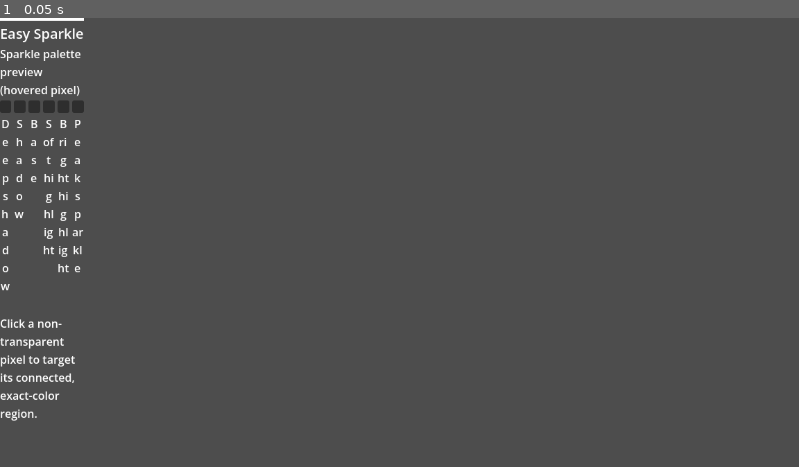
Above: before the commit, frame 1.
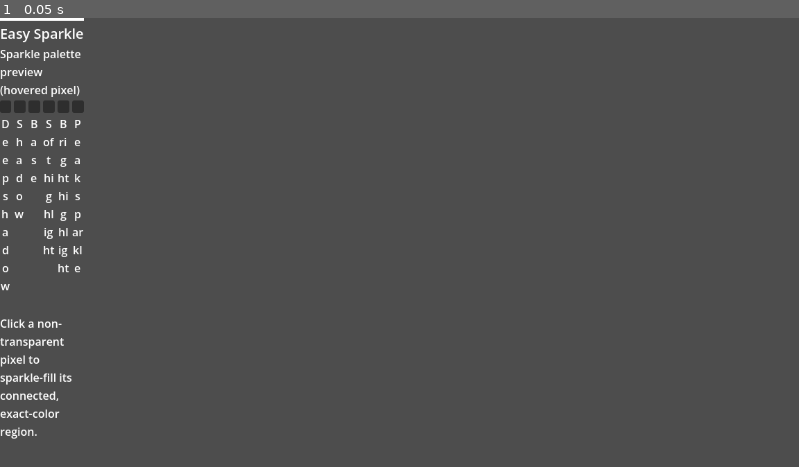
Above: after the commit, the same moment.

Repository: AllHailSeizure/pixelorama-plugins
Game: Godot game, scene res://src/Extensions/EasySparkle/SparkleTool.tscn
Same seed, same stepped clock (60 frames per second), same inputs: the game is played once before the commit and once after it. This scene is started directly instead of the project's main scene.
Inputs:
- Up to frame 1 (0.05 s): no input

The runs differ from the first frame. In frame 1, 0.4% of the frame differs, in the area x 0-10%, y 75-94%.
Error before the commit: Invalid call. Nonexistent function 'get_canvas' in base 'Nil'. (res://src/Extensions/EasySparkle/SparkleTool.gd:68)
Error after the commit: Invalid call. Nonexistent function 'get_canvas' in base 'Nil'. (res://src/Extensions/EasySparkle/SparkleTool.gd:71)

Commit message:
feat: apply structured one-click sparkle fill to the targeted region
Add SparkleFill.gd, which wires the three earlier EasySparkle pieces
together into an actual paint operation: it takes SparkleRegion's
connected pixels, SparklePalette's six-role palette, and SparkleQuota's
exact per-role counts, then decides where each quota's pixels land and
writes them onto the image. Placement is driven purely by pixel
coordinates -- a direction score biasing highlights toward a fixed
upper-left light source and shadows toward the opposite corner, plus a
coarse block-noise score that clumps highlight selection into small
patches instead of scattering it evenly, with peak sparkle additionally
preferring points spaced apart from each other. Nothing here depends on
RNG, the clock, or point ordering, so the same region always produces the
same result. SparkleTool.gd now calls SparkleFill.apply from draw_start
and registers the result as one undoable/redoable action, following the
same serialize/deserialize undo pattern and indexed-image guard EasyGradient
already established. Covered by test_sparkle_fill.gd: applied counts match
the quota exactly, pixels outside the region are untouched, alpha/silhouette
are preserved, results are deterministic regardless of which region pixel
was clicked, highlights skew upper-left of shadows, and peak sparkle points
stay spaced apart.

Closes #4

Diff:
--- /dev/null
+++ b/EasySparkle/src/Extensions/EasySparkle/SparkleFill.gd
@@ -0,0 +1,257 @@
+extends RefCounted
+
+## Applies a spatially structured sparkle fill to a connected region on
+## `image`. This is where the three earlier EasySparkle pieces come
+## together and pixels actually get painted:
+## - SparkleRegion.find_region supplies *which* pixels the fill may touch.
+## - SparklePalette.build supplies the six colors available.
+## - SparkleQuota.build supplies exactly how many pixels each color gets.
+##
+## This module decides *where*, inside the region, each quota's pixels
+## land, then writes the resulting colors onto `image`.
+##
+## Placement is driven by two deterministic, purely coordinate-based scores
+## computed per pixel -- no RNG, no clock, nothing that could differ between
+## two calls on the same region, regardless of which pixel was clicked to
+## find it:
+## - A direction score that favors a fixed upper-left light source: pixels
+##   closer to the region's upper-left corner score higher, pixels closer
+##   to the lower-right score lower.
+## - A small-block noise score, sampled from a coarse grid over the region
+##   so that neighboring pixels usually share the same noise value. This
+##   keeps highlight selection from spreading out as fine, evenly scattered
+##   noise -- instead it clumps into small patches -- while remaining fully
+##   determined by pixel coordinates alone.
+##
+## Highlights (soft highlight, bright highlight, peak sparkle) are assigned
+## starting from the rarest, most extreme role down, picked from the
+## highest direction+noise scoring pixels remaining; peak sparkle
+## additionally prefers candidates spaced apart from ones already chosen,
+## so sparkles read as distinct points rather than a single blob. Shadows
+## (deep shadow, shadow) are assigned from the lowest pure-direction-scoring
+## pixels remaining, i.e. the side opposite the light -- shading reads best
+## as a coherent falloff, so no noise is mixed in for shadows. Every role's
+## quota (SparkleQuota's contract) is met exactly; whatever pixels are left
+## over are BASE.
+
+const SparklePalette = preload("res://src/Extensions/EasySparkle/SparklePalette.gd")
+const SparkleQuota = preload("res://src/Extensions/EasySparkle/SparkleQuota.gd")
+
+const Role = SparklePalette.Role
+
+# Weight given to the fixed light direction vs. block noise when ranking
+# highlight candidates.
+const _DIRECTION_WEIGHT := 0.7
+const _NOISE_WEIGHT := 1.0 - _DIRECTION_WEIGHT
+
+# Block size (in pixels) that shares a single noise value, so highlight
+# selection clumps into small patches instead of scattering per-pixel.
+const _NOISE_BLOCK_SIZE := 2
+
+# Minimum Chebyshev distance PEAK_SPARKLE prefers between its own points,
+# so sparkles read as separate, rare points of light rather than one
+# cluster. Public because it is a meaningful, testable contract.
+const PEAK_SPARKLE_MIN_SPACING := 3
+
+# Highlights are assigned rarest/most-extreme first so peak sparkle gets
+# first pick of the strongest-scoring pixels. Shadows are assigned
+# deepest-first for the same reason on the opposite side.
+const _HIGHLIGHT_ORDER: Array[Role] = [Role.PEAK_SPARKLE, Role.BRIGHT_HIGHLIGHT, Role.SOFT_HIGHLIGHT]
+const _SHADOW_ORDER: Array[Role] = [Role.DEEP_SHADOW, Role.SHADOW]
+
+
+## Applies the sparkle fill described by `region` (as returned by
+## SparkleRegion.find_region) to `image`, sizing roles with `profile`
+## (defaults to SparkleQuota.DEFAULT_PROFILE).
+##
+## Writes colors directly onto `image`: every region pixel is recolored,
+## nothing outside the region is touched, and every written color carries
+## the same alpha the region already had (SparklePalette never changes
+## alpha), so the silhouette and alpha channel are unchanged. Indexed
+## images are remapped afterward the same way EasyGradient's fill does.
+##
+## Returns a Dictionary keyed by SparklePalette.Role with the number of
+## pixels actually painted that role -- always identical to
+## SparkleQuota.build(region["points"].size(), profile) -- so callers can
+## verify the fill did exactly what the quota promised.
+##
+## A null image or an empty/missing region is a no-op that returns
+## all-zero counts.
+static func apply(image: Image, region: Dictionary, profile: Dictionary = SparkleQuota.DEFAULT_PROFILE) -> Dictionary:
+	var counts := _zero_counts()
+	if image == null or region.is_empty():
+		return counts
+
+	var points: Array[Vector2i] = region["points"]
+	if points.is_empty():
+		return counts
+
+	var source: Color = region["color"]
+	var palette := SparklePalette.build(source)
+	var quotas := SparkleQuota.build(points.size(), profile)
+	var assignment := _assign_roles(points, quotas)
+
+	for point in points:
+		var role = assignment[point]
+		counts[role] += 1
+		var color: Color = palette[role]
+		if image.has_method("set_pixelv_custom"):
+			image.set_pixelv_custom(point, color)
+		else:
+			image.set_pixelv(point, color)
+
+	# Indexed images store palette indices; remap the RGB we just wrote.
+	if image.get("is_indexed"):
+		image.convert_rgb_to_indexed()
+
+	return counts
+
+
+## Maps every point in `points` to exactly the SparklePalette.Role dictated
+## by `quotas`, deterministically from pixel coordinates alone -- the same
+## `points` set always produces the same mapping regardless of its order.
+static func _assign_roles(points: Array[Vector2i], quotas: Dictionary) -> Dictionary:
+	var assignment := {}
+	var bounds := _bounds(points)
+
+	var highlight_scores := {}
+	var shadow_scores := {}
+	for point in points:
+		var direction := _direction_score(point, bounds)
+		highlight_scores[point] = direction * _DIRECTION_WEIGHT + _noise_score(point) * _NOISE_WEIGHT
+		shadow_scores[point] = direction
+
+	var remaining: Array[Vector2i] = points.duplicate()
+
+	for role in _HIGHLIGHT_ORDER:
+		var quota: int = quotas.get(role, 0)
+		if quota <= 0:
+			continue
+		remaining.sort_custom(
+			func(a, b): return _compare(highlight_scores[a], highlight_scores[b], a, b, true)
+		)
+		var chosen: Array[Vector2i]
+		if role == Role.PEAK_SPARKLE:
+			chosen = _take_spaced(remaining, quota, PEAK_SPARKLE_MIN_SPACING)
+		else:
+			chosen = remaining.slice(0, mini(quota, remaining.size()))
+		for point in chosen:
+			assignment[point] = role
+		remaining = _subtract(remaining, chosen)
+
+	for role in _SHADOW_ORDER:
+		var quota: int = quotas.get(role, 0)
+		if quota <= 0:
+			continue
+		remaining.sort_custom(
+			func(a, b): return _compare(shadow_scores[a], shadow_scores[b], a, b, false)
+		)
+		var chosen: Array[Vector2i] = remaining.slice(0, mini(quota, remaining.size()))
+		for point in chosen:
+			assignment[point] = role
+		remaining = _subtract(remaining, chosen)
+
+	for point in remaining:
+		assignment[point] = Role.BASE
+
+	return assignment
+
+
+## Greedily takes up to `quota` points from `sorted_candidates` (already
+## ranked best-first), preferring ones at least `min_spacing` (Chebyshev)
+## away from every point already chosen. If spacing can't be honored for
+## every pick -- not enough room in a small or narrow region -- the
+## remaining slots are filled from the best-ranked leftovers regardless of
+## spacing, so the quota is always met exactly.
+static func _take_spaced(
+	sorted_candidates: Array[Vector2i], quota: int, min_spacing: int
+) -> Array[Vector2i]:
+	var chosen: Array[Vector2i] = []
+	for point in sorted_candidates:
+		if chosen.size() >= quota:
+			break
+		var far_enough := true
+		for existing in chosen:
+			if maxi(absi(existing.x - point.x), absi(existing.y - point.y)) < min_spacing:
+				far_enough = false
+				break
+		if far_enough:
+			chosen.append(point)
+
+	if chosen.size() < quota:
+		var chosen_set := {}
+		for point in chosen:
+			chosen_set[point] = true
+		for point in sorted_candidates:
+			if chosen.size() >= quota:
+				break
+			if not chosen_set.has(point):
+				chosen.append(point)
+
+	return chosen
+
+
+static func _subtract(source: Array[Vector2i], remove: Array[Vector2i]) -> Array[Vector2i]:
+	var remove_set := {}
+	for point in remove:
+		remove_set[point] = true
+	var result: Array[Vector2i] = []
+	for point in source:
+		if not remove_set.has(point):
+			result.append(point)
+	return result
+
+
+## Sorts descending when `descending` is true, ascending otherwise, tying
+## deterministically by (y, x) so results never depend on input order.
+static func _compare(score_a: float, score_b: float, a: Vector2i, b: Vector2i, descending: bool) -> bool:
+	if not is_equal_approx(score_a, score_b):
+		return score_a > score_b if descending else score_a < score_b
+	if a.y != b.y:
+		return a.y < b.y
+	return a.x < b.x
+
+
+## 1.0 at the region's upper-left corner, 0.0 at its lower-right corner,
+## blending linearly in between. A single-pixel-wide or -tall region falls
+## back to a width/height of 1 so the score stays well-defined.
+static func _direction_score(point: Vector2i, bounds: Dictionary) -> float:
+	var width: float = maxf(float(bounds["max_x"] - bounds["min_x"]), 1.0)
+	var height: float = maxf(float(bounds["max_y"] - bounds["min_y"]), 1.0)
+	var x_score: float = (bounds["max_x"] - point.x) / width
+	var y_score: float = (bounds["max_y"] - point.y) / height
+	return (x_score + y_score) / 2.0
+
+
+## Deterministic pseudo-noise in [0, 1), constant across each
+## _NOISE_BLOCK_SIZE square so nearby pixels usually share a value.
+static func _noise_score(point: Vector2i) -> float:
+	var block_x := point.x / _NOISE_BLOCK_SIZE
+	var block_y := point.y / _NOISE_BLOCK_SIZE
+	return float(_hash2(block_x, block_y) % 1000) / 999.0
+
+
+static func _hash2(x: int, y: int) -> int:
+	var h := x * 374761393 + y * 668265263
+	h = (h ^ (h >> 13)) * 1274126177
+	return absi(h ^ (h >> 16))
+
+
+static func _bounds(points: Array[Vector2i]) -> Dictionary:
+	var min_x := points[0].x
+	var max_x := points[0].x
+	var min_y := points[0].y
+	var max_y := points[0].y
+	for point in points:
+		min_x = mini(min_x, point.x)
+		max_x = maxi(max_x, point.x)
+		min_y = mini(min_y, point.y)
+		max_y = maxi(max_y, point.y)
+	return {"min_x": min_x, "max_x": max_x, "min_y": min_y, "max_y": max_y}
+
+
+static func _zero_counts() -> Dictionary:
+	var counts := {}
+	for role in SparklePalette.ROLE_ORDER:
+		counts[role] = 0
+	return counts
--- a/EasySparkle/src/Extensions/EasySparkle/SparkleTool.gd
+++ b/EasySparkle/src/Extensions/EasySparkle/SparkleTool.gd
@@ -6,6 +6,9 @@
 const SparkleRegionFinder = preload(
 	"res://src/Extensions/EasySparkle/SparkleRegion.gd"
 )
+const SparkleFill = preload(
+	"res://src/Extensions/EasySparkle/SparkleFill.gd"
+)
 
 # Pixelorama tool interface (see src/Tools/BaseTool.gd)
 var is_moving := false
@@ -21,9 +24,9 @@
 # One labeled swatch per SparklePalette role, in SparklePalette.ROLE_ORDER.
 var _palette_swatches: Array[ColorRect] = []
 
-# The region targeted by the most recent click. Detection is read-only —
-# nothing here ever writes to the image. Recoloring the region is out of
-# scope for this tool revision and lands in a later change.
+# The region targeted by the most recent click, previewed via its outline
+# while also being the region the click's sparkle fill was (or would be)
+# applied to.
 var _region_points: Array[Vector2i] = []
 var _region_color := Color.TRANSPARENT
 var _has_region := false
@@ -61,7 +64,7 @@
 	add_child(_region_label)
 
 	var hint := Label.new()
-	hint.text = "Click a non-transparent pixel to target its connected, exact-color region."
+	hint.text = "Click a non-transparent pixel to sparkle-fill its connected, exact-color region."
 	hint.autowrap_mode = TextServer.AUTOWRAP_WORD_SMART
 	add_child(hint)
 
@@ -110,9 +113,12 @@
 	_update_palette_preview()
 
 
-## A click targets the connected, exact-color region under the cursor and
-## previews it. Nothing about this is destructive: unsupported cels,
-## transparent pixels, and out-of-bounds clicks simply clear the preview.
+## A click targets the connected, exact-color region under the cursor and,
+## in the same click, applies the structured sparkle fill to it. Unsupported
+## cels, transparent pixels, and out-of-bounds clicks are all no-ops that
+## simply clear the preview -- nothing is written to the image in those
+## cases. A successful fill is recorded as a single undoable/redoable
+## action.
 func draw_start(pos: Vector2i) -> void:
 	var project = ExtensionsApi.project.current_project
 	if project == null:
@@ -130,6 +136,14 @@
 	_region_points = result["points"]
 	_region_color = result["color"]
 	_has_region = true
+
+	var cels: Array[BaseCel] = [cel]
+	var undo_data := {}
+	project.serialize_cel_undo_data(cels, undo_data)
+
+	SparkleFill.apply(image, result)
+
+	_commit_undo(project, cels, undo_data)
 	_update_region_status()
 
 
@@ -197,6 +211,21 @@
 		_region_label.text = "No region selected."
 
 
+## Registers the completed fill as one undoable/redoable action, the same
+## way EasyGradient's fill does: snapshot before (`undo_data`) and after
+## (`redo_data`) the write, then hand both to the project's UndoRedo.
+func _commit_undo(project, cels: Array[BaseCel], undo_data: Dictionary) -> void:
+	var global = ExtensionsApi.general.get_global()
+	global.canvas.update_selected_cels_textures(project)
+	var redo_data := {}
+	project.serialize_cel_undo_data(cels, redo_data)
+	project.undo_redo.create_action("Sparkle Fill")
+	project.deserialize_cel_undo_data(redo_data, undo_data)
+	project.undo_redo.add_do_method(global.undo_or_redo.bind(false, project.current_frame, project.current_layer))
+	project.undo_redo.add_undo_method(global.undo_or_redo.bind(true, project.current_frame, project.current_layer))
+	project.undo_redo.commit_action()
+
+
 func _clear_region() -> void:
 	_region_points = []
 	_region_color = Color.TRANSPARENT
--- /dev/null
+++ b/EasySparkle/tests/test_sparkle_fill.gd
@@ -0,0 +1,306 @@
+extends SceneTree
+
+const SparklePalette = preload("res://src/Extensions/EasySparkle/SparklePalette.gd")
+const SparkleQuota = preload("res://src/Extensions/EasySparkle/SparkleQuota.gd")
+const SparkleRegion = preload("res://src/Extensions/EasySparkle/SparkleRegion.gd")
+const SparkleFill = preload("res://src/Extensions/EasySparkle/SparkleFill.gd")
+
+const BG := Color(1, 1, 1, 1)
+const TARGET := Color(0.5, 0.2, 0.7, 1.0)
+
+
+func _init() -> void:
+	_test_applied_counts_match_quota()
+	_test_pixels_outside_region_unchanged()
+	_test_every_region_pixel_is_a_palette_color()
+	_test_alpha_and_silhouette_unchanged()
+	_test_deterministic_regardless_of_click_point()
+	_test_highlights_favor_upper_left_shadows_favor_lower_right()
+	_test_peak_sparkle_points_are_spaced_apart()
+	_test_empty_region_is_a_no_op()
+	_test_custom_profile_counts_match()
+	_test_indexed_image_guarded_calls_do_not_crash()
+
+	print("EasySparkle fill checks passed")
+	quit(0)
+
+
+## Builds a `size` x `size` opaque TARGET-colored square on a larger BG
+## canvas, offset so the square never touches the canvas edge -- keeping a
+## ring of untouched background pixels to assert against.
+func _build_square_image(size: int, canvas_size: int = -1) -> Dictionary:
+	if canvas_size < 0:
+		canvas_size = size + 6
+	var image := Image.create_empty(canvas_size, canvas_size, false, Image.FORMAT_RGBA8)
+	image.fill(BG)
+	var offset := Vector2i(3, 3)
+	for y in size:
+		for x in size:
+			image.set_pixelv(offset + Vector2i(x, y), TARGET)
+	return {"image": image, "offset": offset, "size": size}
+
+
+func _test_applied_counts_match_quota() -> void:
+	var built := _build_square_image(20)
+	var image: Image = built["image"]
+	var region := SparkleRegion.find_region(image, built["offset"])
+	var expected := SparkleQuota.build(region["points"].size())
+
+	var counts := SparkleFill.apply(image, region)
+
+	for role in SparklePalette.ROLE_ORDER:
+		_assert(
+			counts[role] == expected[role],
+			"role %s: applied count %d should match quota %d" % [role, counts[role], expected[role]]
+		)
+	var total := 0
+	for role in SparklePalette.ROLE_ORDER:
+		total += counts[role]
+	_assert(total == region["points"].size(), "applied counts should sum to region size")
+
+
+func _test_pixels_outside_region_unchanged() -> void:
+	var built := _build_square_image(10)
+	var image: Image = built["image"]
+	var before := image.duplicate()
+	var region := SparkleRegion.find_region(image, built["offset"])
+
+	SparkleFill.apply(image, region)
+
+	var region_set := {}
+	for point: Vector2i in region["points"]:
+		region_set[point] = true
+	for y in image.get_height():
+		for x in image.get_width():
+			var point := Vector2i(x, y)
+			if region_set.has(point):
+				continue
+			_assert(
+				image.get_pixelv(point).is_equal_approx(before.get_pixelv(point)),
+				"pixel %s outside the region should be unchanged" % point
+			)
+
+
+func _test_every_region_pixel_is_a_palette_color() -> void:
+	var built := _build_square_image(12)
+	var image: Image = built["image"]
+	var region := SparkleRegion.find_region(image, built["offset"])
+	var palette := SparklePalette.build(region["color"])
+	var palette_colors: Array[Color] = []
+	for role in SparklePalette.ROLE_ORDER:
+		palette_colors.append(palette[role])
+
+	SparkleFill.apply(image, region)
+
+	for point: Vector2i in region["points"]:
+		var color := image.get_pixelv(point)
+		var matched := false
+		for palette_color in palette_colors:
+			if _colors_match(color, palette_color):
+				matched = true
+				break
+		_assert(matched, "region pixel %s color %s should be one of the palette's six colors" % [point, color])
+
+
+func _test_alpha_and_silhouette_unchanged() -> void:
+	var built := _build_square_image(10)
+	var image: Image = built["image"]
+	var region := SparkleRegion.find_region(image, built["offset"])
+	var source_alpha: float = region["color"].a
+
+	SparkleFill.apply(image, region)
+
+	for point: Vector2i in region["points"]:
+		_assert(
+			is_equal_approx(image.get_pixelv(point).a, source_alpha),
+			"pixel %s alpha should be unchanged by the fill" % point
+		)
+
+
+## The same connected region, discovered by clicking two different member
+## pixels (so SparkleRegion's flood fill visits/returns points in a
+## different order), must still produce byte-identical fill results.
+func _test_deterministic_regardless_of_click_point() -> void:
+	var built_a := _build_square_image(14)
+	var built_b := _build_square_image(14)
+	var image_a: Image = built_a["image"]
+	var image_b: Image = built_b["image"]
+	var offset: Vector2i = built_a["offset"]
+	var size: int = built_a["size"]
+
+	var region_a := SparkleRegion.find_region(image_a, offset)
+	var region_b := SparkleRegion.find_region(image_b, offset + Vector2i(size - 1, size - 1))
+
+	SparkleFill.apply(image_a, region_a)
+	SparkleFill.apply(image_b, region_b)
+
+	_assert(_images_equal(image_a, image_b), "fills from two different click points on the same region should match exactly")
+
+	# Re-running on a fresh copy of the same region should also reproduce
+	# the exact same result.
+	var built_c := _build_square_image(14)
+	var image_c: Image = built_c["image"]
+	var region_c := SparkleRegion.find_region(image_c, offset)
+	SparkleFill.apply(image_c, region_c)
+	_assert(_images_equal(image_a, image_c), "repeated fills of the same region should be identical")
+
+
+func _test_highlights_favor_upper_left_shadows_favor_lower_right() -> void:
+	var built := _build_square_image(20)
+	var image: Image = built["image"]
+	var region := SparkleRegion.find_region(image, built["offset"])
+	var palette := SparklePalette.build(region["color"])
+
+	SparkleFill.apply(image, region)
+
+	var highlight_colors: Array[Color] = [
+		palette[SparklePalette.Role.SOFT_HIGHLIGHT],
+		palette[SparklePalette.Role.BRIGHT_HIGHLIGHT],
+		palette[SparklePalette.Role.PEAK_SPARKLE],
+	]
+	var shadow_colors: Array[Color] = [
+		palette[SparklePalette.Role.DEEP_SHADOW],
+		palette[SparklePalette.Role.SHADOW],
+	]
+
+	var highlight_sum := Vector2i.ZERO
+	var highlight_count := 0
+	var shadow_sum := Vector2i.ZERO
+	var shadow_count := 0
+	for point: Vector2i in region["points"]:
+		var color := image.get_pixelv(point)
+		if _color_in(color, highlight_colors):
+			highlight_sum += point
+			highlight_count += 1
+		elif _color_in(color, shadow_colors):
+			shadow_sum += point
+			shadow_count += 1
+
+	_assert(highlight_count > 0, "test region should be large enough to receive highlight pixels")
+	_assert(shadow_count > 0, "test region should be large enough to receive shadow pixels")
+
+	var highlight_avg := Vector2(highlight_sum) / float(highlight_count)
+	var shadow_avg := Vector2(shadow_sum) / float(shadow_count)
+
+	_assert(
+		highlight_avg.x + highlight_avg.y < shadow_avg.x + shadow_avg.y,
+		(
+			"highlight pixels should sit closer to the upper-left than shadow pixels (highlight avg %s, shadow avg %s)"
+			% [highlight_avg, shadow_avg]
+		)
+	)
+
+
+func _test_peak_sparkle_points_are_spaced_apart() -> void:
+	var built := _build_square_image(24)
+	var image: Image = built["image"]
+	var region := SparkleRegion.find_region(image, built["offset"])
+	var palette := SparklePalette.build(region["color"])
+	var peak_color: Color = palette[SparklePalette.Role.PEAK_SPARKLE]
+
+	SparkleFill.apply(image, region)
+
+	var peak_points: Array[Vector2i] = []
+	for point: Vector2i in region["points"]:
+		if _colors_match(image.get_pixelv(point), peak_color):
+			peak_points.append(point)
+
+	_assert(peak_points.size() > 1, "a 24x24 region should receive more than one peak sparkle pixel")
+
+	for i in peak_points.size():
+		for j in range(i + 1, peak_points.size()):
+			var a := peak_points[i]
+			var b := peak_points[j]
+			var chebyshev := maxi(absi(a.x - b.x), absi(a.y - b.y))
+			_assert(
+				chebyshev >= SparkleFill.PEAK_SPARKLE_MIN_SPACING,
+				"peak sparkle points %s and %s should be spaced at least %d apart (got %d)" % [a, b, SparkleFill.PEAK_SPARKLE_MIN_SPACING, chebyshev]
+			)
+
+
+func _test_empty_region_is_a_no_op() -> void:
+	var built := _build_square_image(10)
+	var image: Image = built["image"]
+	var before := image.duplicate()
+
+	var counts := SparkleFill.apply(image, {})
+	for role in SparklePalette.ROLE_ORDER:
+		_assert(counts[role] == 0, "empty region should produce all-zero counts")
+	_assert(_images_equal(image, before), "empty region should leave the image untouched")
+
+	var null_counts := SparkleFill.apply(null, {"color": TARGET, "points": [Vector2i.ZERO]})
+	for role in SparklePalette.ROLE_ORDER:
+		_assert(null_counts[role] == 0, "null image should produce all-zero counts")
+
+
+func _test_custom_profile_counts_match() -> void:
+	var built := _build_square_image(15)
+	var image: Image = built["image"]
+	var region := SparkleRegion.find_region(image, built["offset"])
+	var profile := {
+		SparklePalette.Role.DEEP_SHADOW: 10.0,
+		SparklePalette.Role.SHADOW: 10.0,
+		SparklePalette.Role.BASE: 10.0,
+		SparklePalette.Role.SOFT_HIGHLIGHT: 10.0,
+		SparklePalette.Role.BRIGHT_HIGHLIGHT: 10.0,
+		SparklePalette.Role.PEAK_SPARKLE: 50.0,
+	}
+	var expected := SparkleQuota.build(region["points"].size(), profile)
+
+	var counts := SparkleFill.apply(image, region, profile)
+
+	for role in SparklePalette.ROLE_ORDER:
+		_assert(
+			counts[role] == expected[role],
+			"custom profile role %s: applied %d should match quota %d" % [role, counts[role], expected[role]]
+		)
+
+
+## Stock Godot's Image has neither `is_indexed` nor `set_pixelv_custom` --
+## those only exist on Pixelorama's own Image subclass at runtime. This
+## just proves the guarded calls (image.has_method(...) / image.get(...))
+## don't crash against a plain Image, matching the same guard pattern
+## EasyGradient's fill already relies on.
+func _test_indexed_image_guarded_calls_do_not_crash() -> void:
+	var built := _build_square_image(6)
+	var image: Image = built["image"]
+	var region := SparkleRegion.find_region(image, built["offset"])
+	var counts := SparkleFill.apply(image, region)
+	var total := 0
+	for role in SparklePalette.ROLE_ORDER:
+		total += counts[role]
+	_assert(total == region["points"].size(), "fill should complete normally when indexed-image hooks are absent")
+
+
+func _color_in(color: Color, palette: Array[Color]) -> bool:
+	for candidate in palette:
+		if _colors_match(color, candidate):
+			return true
+	return false
+
+
+## Pixels are stored 8-bit-per-channel on the image, so a color read back
+## from the image can differ from the float value it was written from by
+## up to 1/255 per channel. Compare with a tolerance that accounts for
+## that quantization instead of is_equal_approx's much tighter default.
+func _colors_match(a: Color, b: Color, tolerance: float = 0.006) -> bool:
+	return (
+		absf(a.r - b.r) <= tolerance
+		and absf(a.g - b.g) <= tolerance
+		and absf(a.b - b.b) <= tolerance
+		and absf(a.a - b.a) <= tolerance
+	)
+
+
+func _images_equal(a: Image, b: Image) -> bool:
+	if a.get_width() != b.get_width() or a.get_height() != b.get_height():
+		return false
+	for y in a.get_height():
+		for x in a.get_width():
+			if not a.get_pixel(x, y).is_equal_approx(b.get_pixel(x, y)):
+				return false
+	return true
+
+
+func _assert(condition: bool, message: String) -> void:
+	assert(condition, message)
Not shown, added: EasySparkle/src/Extensions/EasySparkle/SparkleFill.gd.uid
Not shown, added: EasySparkle/tests/test_sparkle_fill.gd.uid
